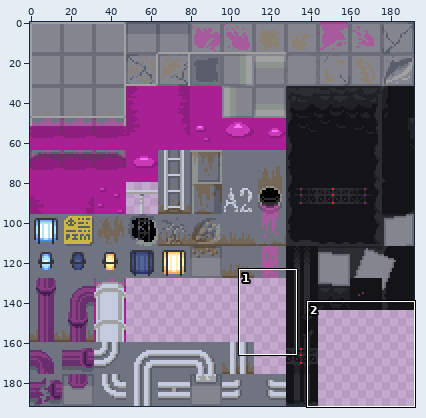
Sprite sheet, stored at Rooms/Area3/Assets/bg_sewers_01.png. Above: a wide view before the commit, with the close-up outlined.
Close-up. Old version:
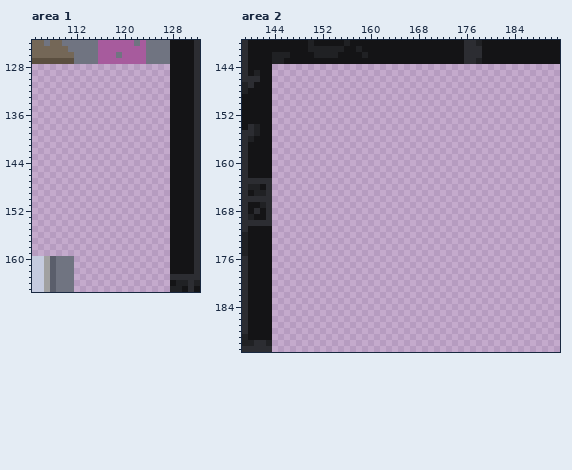
The file is 192x192 pixels. Shown: area 1: x 105..132, y 124..165; area 2: x 139..191, y 140..191. The commit also changed other parts of the picture, which this record leaves out.
New version:
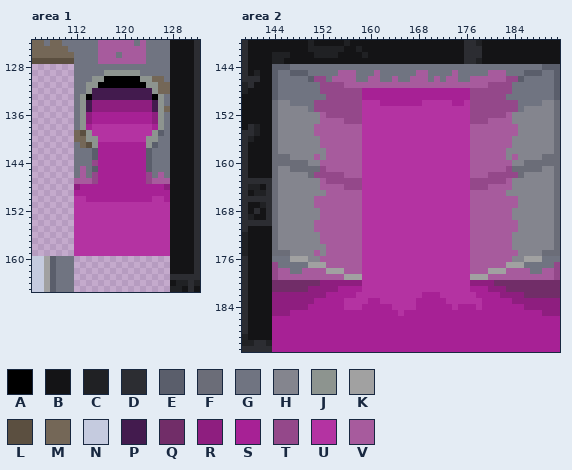
Palette (. is transparent): A #000000  B #141416  C #202124  D #2c2d32  E #5a5e6b  F #6b6d78  G #707481  H #84858e  J #8d948f  K #a1a1a1  L #5b4f40  M #746757  N #c5cbdf  P #431b4e  Q #712d68  R #8e1e7f  S #a72195  T #94488a  U #b433a2  V #a75b9d
Diff:
Area 1:
y 128: x 112..127 ................ -> GGGGGGGGGGGGGGGG
y 129: x 112..127 ................ -> GGGGGJJJJJJGGGGG
y 130: x 112..127 ................ -> GGGJJAAAAAAJJMMG
y 131: x 112..127 ................ -> GGJJAAAAAAAAJJMM
y 132: x 112..127 ................ -> GGJPPPPPPPPPPJMM
y 133: x 112..127 ................ -> GJAPPPPPPPPPPAJG
y 134: x 112..127 ................ -> GJPRRRRRRRRRRPJG
y 135: x 112..127 ................ -> GJPRRRRRRRRRRPJM
y 136..137: x 112..127 ................ -> GJRSSSSSSSSSSRJG
y 138: x 112..127 ................ -> GJSUUUUUUUUUUSJG
y 139: x 112..127 ................ -> MLJUUUUUUUUUUJEG
y 140: x 112..127 ................ -> MMJJUUUUUUUUJJGG
y 141: x 112..127 ................ -> GMLJSSSSSSSSJEGG
y 142..143: x 112..127 ................ -> GGGESSSSSSSSEGGG
y 144: x 112..127 ................ -> GGGTSSSSSSSSEGGG
y 145: x 112..127 ................ -> GVGESSSSSSSSEGGG
y 146: x 112..127 ................ -> GVGTSSSSSSSSTGVG
y 147: x 112..127 ................ -> VVVTSSSSSSSSTVVV
y 148: x 112..127 ................ -> RSSSSSSSSSSSSSSR
y 149: x 112..127 ................ -> SSSSSSSSSSSSSSSS
y 150: x 112..127 ................ -> UUSSSSSSSSSSSUUS
y 151..159: x 112..127 ................ -> UUUUUUUUUUUUUUUU
Area 2:
y 144: x 144..191 ................................................ -> EEEGGGGGGGGGGGGGGGGGGGGGGGGGGGGGGGGGGGGGGGGGGEEE
y 145: x 144..191 ................................................ -> EGGEEEGGGGGVVVGGGVGGGGGGVVGGGGVGGGGGVVVGGGEEEGGE
y 146: x 144..191 ................................................ -> EGGGGGETTGVVVVGGVVGGVGGVVVGVGVVGGVVVVVVTTEGGGGGE
y 147: x 144..191 ................................................ -> EGGGGGGGTTTTVVVVVVVVVVVVVVVVVVVVVVVVTTTTGGGGGGGE
y 148: x 144..191 ................................................ -> EGGGGGGGTTTTTTTSSSSSSSSSSSSSSSSSSTTTTTTTGGGGGGGE
y 149: x 144..191 ................................................ -> EGGGGGGGGTTTTTTSSSSSSSSSSSSSSSSSSTTTTTTGGGGGGGGE
y 150: x 144..191 ................................................ -> FHHGGGGTTTTTTTTUUUSSSSSSSUUUUUSSUTTTTTTTTGGGGHHF
y 151: x 144..191 ................................................ -> FHHHHHGTTTTTTTTUUUUUUUUUUUUUUUUUUTTTTTTTTGHHHHHF
y 152: x 144..191 ................................................ -> FHHHHHHHVTTTTTTUUUUUUUUUUUUUUUUUUTTTTTTVHHHHHHHF
y 153: x 144..191 ................................................ -> FHHHHHHHVVVVTTTUUUUUUUUUUUUUUUUUUTTTVVVVHHHHHHHF
y 154..155: x 144..191 ................................................ -> FHHHHHHVVVVVVVVUUUUUUUUUUUUUUUUUUVVVVVVVVHHHHHHF
y 156..157: x 144..191 ................................................ -> FHHHHHHHVVVVVVVUUUUUUUUUUUUUUUUUUVVVVVVVHHHHHHHF
y 158: x 144..191 ................................................ -> FHHHHHHHHVVVVVVUUUUUUUUUUUUUUUUUUVVVVVVHHHHHHHHF
y 159: x 144..191 ................................................ -> FFFHHHHVHVVVVVVUUUUUUUUUUUUUUUUUUVVVVVVHVHHHHFFF
y 160: x 144..191 ................................................ -> FFFFFFHHVVVVVVVUUUUUUUUUUUUUUUUUUVVVVVVVHHFFFFFF
y 161: x 144..191 ................................................ -> FHHFFFFFTVVVVVVUUUUUUUUUUUUUUUUUUVVVVVVTFFFFFHHF
y 162: x 144..191 ................................................ -> FHHHHHFTTTTTVVVUUUUUUUUUUUUUUUUUUVVVTTTTTFHHHHHF
y 163: x 144..191 ................................................ -> FHHHHHHHVTTTTTTUUUUUUUUUUUUUUUUUUTTTTTTVHHHHHHHF
y 164: x 144..191 ................................................ -> FHHHHHHHVVVVTTTUUUUUUUUUUUUUUUUUUTTTVVVVHHHHHHHF
y 165: x 144..191 ................................................ -> FHHHHHHHHVVVVVVUUUUUUUUUUUUUUUUUUVVVVVVHHHHHHHHF
y 166..167: x 144..191 ................................................ -> FHHHHHHVVVVVVVVUUUUUUUUUUUUUUUUUUVVVVVVVVHHHHHHF
y 168..169: x 144..191 ................................................ -> FHHHHHHHVVVVVVVUUUUUUUUUUUUUUUUUUVVVVVVVHHHHHHHF
y 170..171: x 144..191 ................................................ -> FHHHHHHVVVVVVVVUUUUUUUUUUUUUUUUUUVVVVVVVVHHHHHHF
y 172..173: x 144..191 ................................................ -> FHHHHHHHVVVVVVVUUUUUUUUUUUUUUUUUUVVVVVVVHHHHHHHF
y 174: x 144..191 ................................................ -> FHHHHHHHHVVVVVVUUUUUUUUUUUUUUUUUUVVVVVVVHHHHHHHF
y 175: x 144..191 ................................................ -> FFFHHHHVHVVVVVVUUUUUUUUUUUUUUUUUUVVVVVVVVHHHHFFF
y 176: x 144..191 ................................................ -> GGGKKKHHVVVVVVVUUUUUUUUUUUUUUUUUUVVVVVVVHHKKKGGG
y 177: x 144..191 ................................................ -> TGGGGGKKKVVVVVVUUUUUUUUUUUUUUUUUUVVVVVVKKKGGGGGT
y 178: x 144..191 ................................................ -> TVVGGVVVVKKKVVVUUUUUUUUUUUUUUUUUUVVVKKKVVVVGGVVT
y 179: x 144..191 ................................................ -> TVVVVVVVVVVVKKKUUUUUUUUUUUUUUUUUUKKKVVVVVVVVVVVT
y 180: x 144..191 ................................................ -> QQQQQQQQRRRRRRRUUUUUUUUUUUUUUUUUURRRRQQQQQQQQQQQ
y 181: x 144..191 ................................................ -> QQQQQQRRRRRSSSSUUUUUUUUUUUUUUUUUUSSSRRRQQQQQQQQQ
y 182: x 144..191 ................................................ -> RRRRRRRRRSSSSSUUUUUUUUUUUSSSUUUUUUSSSSRRRRQQQQQQ
y 183: x 144..191 ................................................ -> RRRRRRRSSSSSUUUUSSUUUUUUSSSSSUUUUUUSSSSSRRRRRRRR
y 184: x 144..191 ................................................ -> RRRRRRSSSSSSUUUSSSSSUUUUSSSSSSUSSSUSSSSSSSRRRRRR
y 185: x 144..191 ................................................ -> RRRSSSSSSSSSSSSSSSSSSUSSSSSSSSSSSSSSSSSSSSSSSRRR
y 186..191: x 144..191 ................................................ -> SSSSSSSSSSSSSSSSSSSSSSSSSSSSSSSSSSSSSSSSSSSSSSSS
